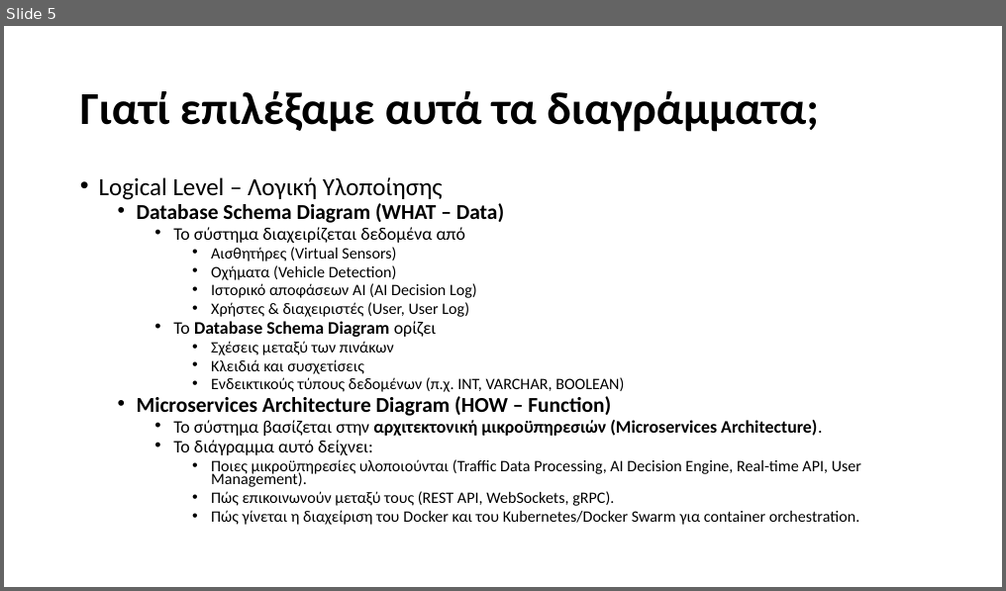
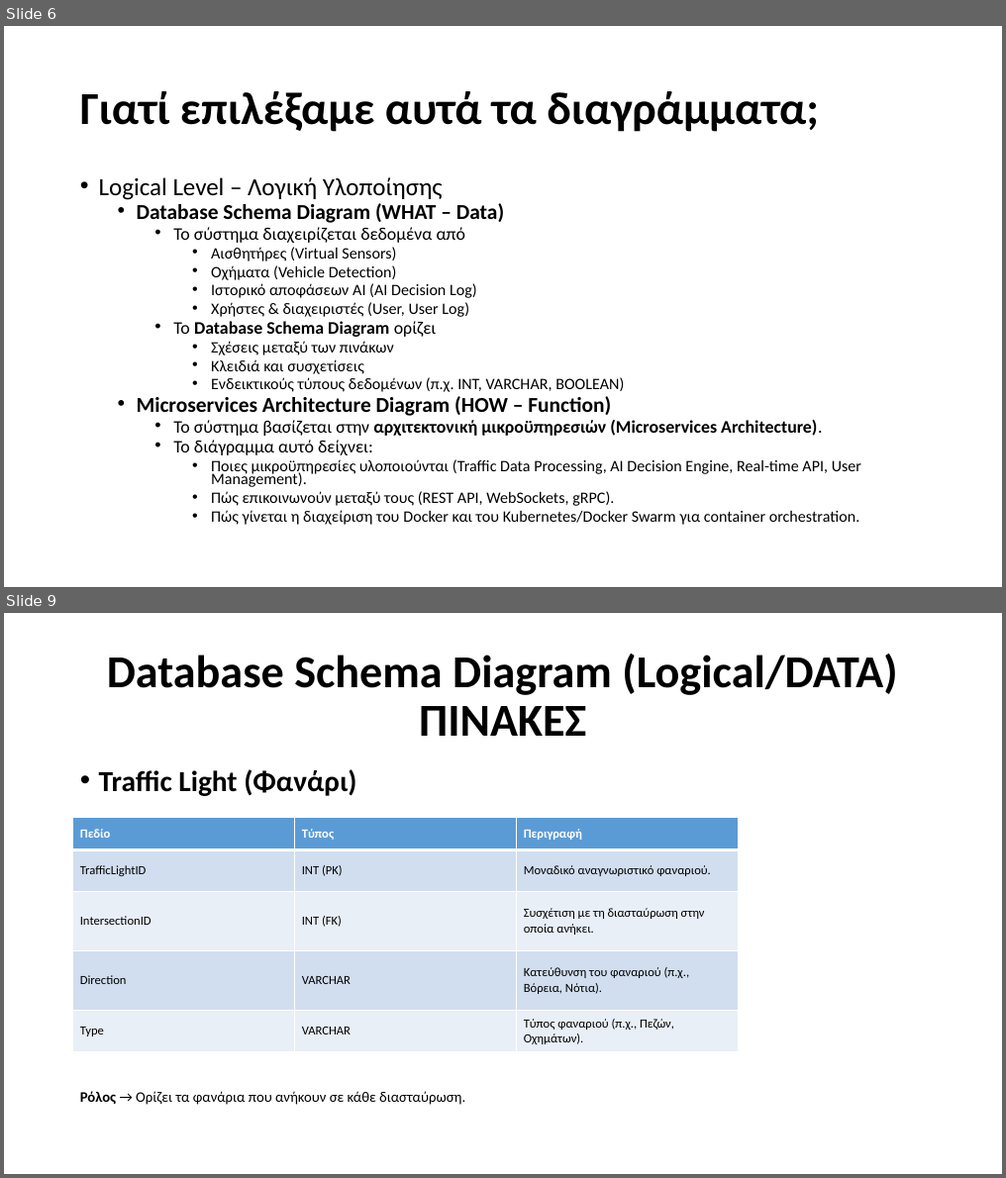
Before and after one commit to Ath21/STL_Drive, a slide deck: Presentation.pptx. Shown one above the other, each under a label of ours: slide 5 before the commit, slides 6 and 9 after it; the slides between them are not shown. The pictures are 1006x591 and 1006x1178 pixels, drawn with LibreOffice and Linux fonts; fonts in the diff are those of the drawing. Boxes give left, top, right and bottom in pixels: in the first picture for what was removed or moved away, otherwise in the second. Text is boxed around its words. In the diff, an @@ line names an element or a change of style, - is before the commit and + after.

```diff
--- a/Presentation.pptx
+++ b/Presentation.pptx
@@ slide 9 added at [4,613,1002,1174], background #FFFFFF @@
@@ title added at [107,654,897,736], 44 pt, text #000000, bold @@
+Database Schema Diagram (Logical/DATA)
+ΠΙΝΑΚΕΣ
@@ text added at [80,769,465,1105], 14 pt, text #000000 @@
+• Traffic Light (Φανάρι)
+Ρόλος → Ορίζει τα φανάρια που ανήκουν σε κάθε διασταύρωση.
@@ table added at [73,817,738,1052], 5 rows, 3 columns @@
+Πεδίο | Τύπος | Περιγραφή
+TrafficLightID | INT (PK) | Μοναδικό αναγνωριστικό φαναριού.
+IntersectionID | INT (FK) | Συσχέτιση με τη διασταύρωση στην οποία ανήκει.
+Direction | VARCHAR | Κατεύθυνση του φαναριού (π.χ., Βόρεια, Νότια).
+Type | VARCHAR | Τύπος φαναριού (π.χ., Πεζών, Οχημάτων).
@@ what was slide 5 is now slide 6 @@
```
Also in this commit, not shown: 5 slides changed, 13 other slides added, 2 slides removed, 1 other file.
